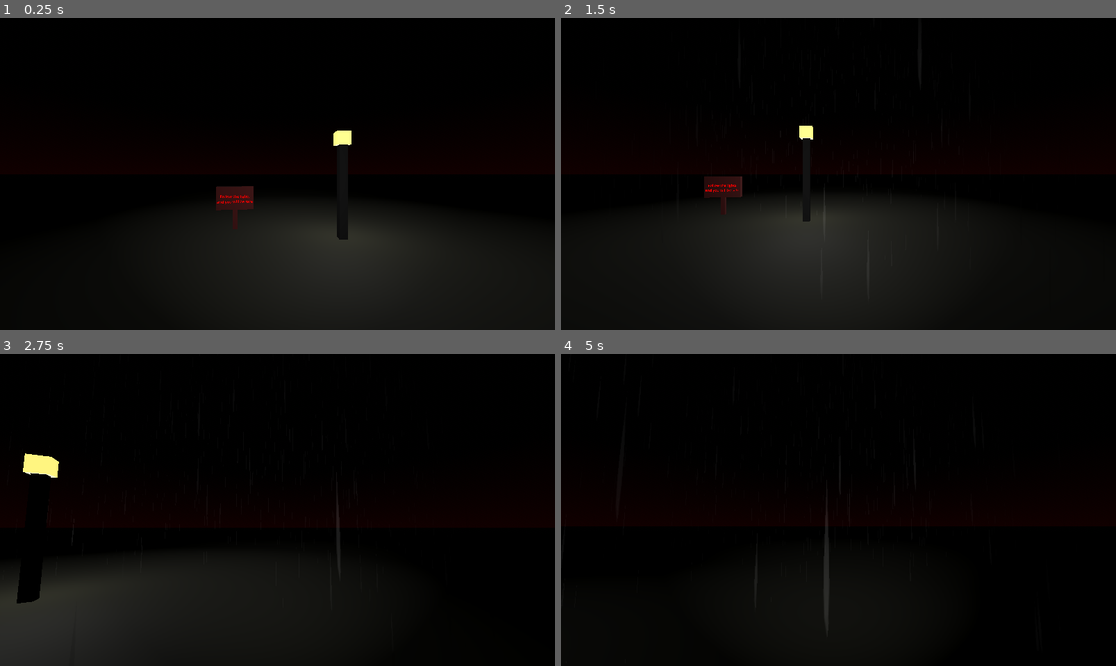
Above: before the commit, frames 1-4 (two rows, left to right).
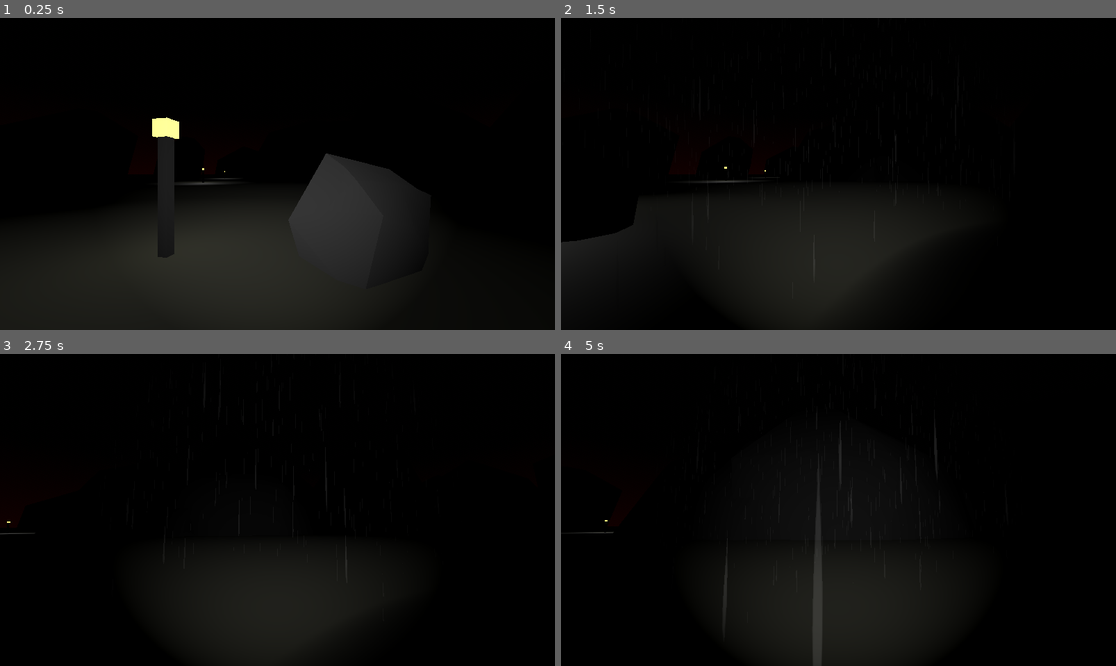
Above: after the commit, the same moments.

Repository: upitroma/the-silent
Game: Godot game, scene res://scenes/world.tscn
Two runs of this game, one before a commit and one after it. Both use one fixed random seed, a clock stepped at 60 frames per second and the inputs below.
Inputs (mouse positions are in pixels of both pictures, inside the frame that each line leads up to):
- Up to frame 1 (0.25 s): no input
- Up to frame 2 (1.5 s): move the mouse to (960, 158) at 0.52 s; hold D (move_right) 0.53-1.28 s; hold Shift (sprint, bound only after the commit) 0.53-1.28 s; move the mouse to (727, 189) at 1.27 s; hold S (move_back) from 1.28 s (still down); click (727, 189) at 1.35 s
- Up to frame 3 (2.75 s): tap Shift (sprint, bound only after the commit) at 1.55 s; move the mouse to (288, 503) at 2.02 s; release S (move_back) at 2.03 s; hold W (move_forward) from 2.03 s (still down); hold Shift (sprint, bound only after the commit) from 2.03 s (still down)
- Up to frame 4 (5 s): keep holding W (move_forward); move the mouse to (832, 516) at 2.77 s; release Shift (sprint, bound only after the commit) at 2.78 s; tap Shift (sprint, bound only after the commit) at 2.85, 4.35 s; move the mouse to (877, 513) at 3.52 s; hold Shift (sprint, bound only after the commit) 3.53-4.28 s; click (877, 513) at 3.6 s; move the mouse to (794, 506) at 4.27 s

The runs differ from the first frame. In frame 1, 6.1% of the frame differs, in the area x 15-74%, y 31-84%; in frame 2, 0.6%; in frame 3, 7.5%, in the area x 0-63%, y 31-100%; in frame 4, 1.3%.

Commit message:
env mock

Diff:
--- a/prefabs/lamp.tscn
+++ b/prefabs/lamp.tscn
@@ -14,15 +14,21 @@
 
 [node name="post" type="CSGBox3D" parent="."]
 transform = Transform3D(1, 0, 0, 0, 1, 0, 0, 0, 1, 0, 1.72841, 0)
+layers = 2
+cast_shadow = 0
 size = Vector3(0.3, 3.48, 0.3)
 material = SubResource("StandardMaterial3D_ovks0")
 
 [node name="bulb" type="CSGBox3D" parent="."]
 transform = Transform3D(1, 0, 0, 0, 1, 0, 0, 0, 1, 0, 3.70688, 0)
+layers = 2
 size = Vector3(0.5, 0.5, 0.5)
 material = SubResource("StandardMaterial3D_gevjo")
 
 [node name="OmniLight3D" type="OmniLight3D" parent="."]
-transform = Transform3D(1, 0, 0, 0, 1, 0, 0, 0, 1, 0, 1.88631, 0)
+transform = Transform3D(1, 0, 0, 0, 1, 0, 0, 0, 1, 0, 2.515, 0)
+layers = 2
 light_energy = 2.438
+light_bake_mode = 1
+light_cull_mask = 4294967289
 omni_range = 16.052
--- /dev/null
+++ b/prefabs/rock.tscn
@@ -0,0 +1,12 @@
+[gd_scene load_steps=3 format=3 uid="uid://b2hi5qrloole0"]
+
+[ext_resource type="ArrayMesh" uid="uid://c0k6v7o5gjmq4" path="res://assets/rock.obj" id="1_vtls8"]
+
+[sub_resource type="StandardMaterial3D" id="StandardMaterial3D_31aeq"]
+albedo_color = Color(0.0962047, 0.0962048, 0.0962047, 1)
+
+[node name="Rock" type="Node3D"]
+
+[node name="Rock" type="MeshInstance3D" parent="."]
+material_override = SubResource("StandardMaterial3D_31aeq")
+mesh = ExtResource("1_vtls8")
--- a/project.godot
+++ b/project.godot
@@ -47,6 +47,11 @@
 "events": [Object(InputEventMouseButton,"resource_local_to_scene":false,"resource_name":"","device":-1,"window_id":0,"a …(253 unchanged characters)…
 ]
 }
+sprint={
+"deadzone": 0.5,
+"events": [Object(InputEventKey,"resource_local_to_scene":false,"resource_name":"","device":0,"window_id":0,"alt_pressed":false,"shift_pressed":false,"ctrl_pressed":false,"meta_pressed":false,"pressed":false,"keycode":0,"physical_keycode":4194325,"key_label":0,"unicode":0,"echo":false,"script":null)
+]
+}
 
 [rendering]
 
--- a/scenes/player.gd
+++ b/scenes/player.gd
@@ -1,5 +1,6 @@
 extends CharacterBody3D
-@export var speed = 5
+@export var walkSpeed = 5
+@export var sprintSpeed = 15
 @export var jump_velocity = 4.5
 @export var mouse_sensitivity = .002
 var gravity = ProjectSettings.get_setting("physics/3d/default_gravity")
@@ -12,13 +13,27 @@
 
 @onready var camera:Camera3D = $playerCamera
 func _physics_process(delta):
-	var horizontal_velocity = Input.get_vector("move_left","move_right","move_forward","move_back").normalized() * speed
+	var horizontal_velocity_direction = Input.get_vector("move_left","move_right","move_forward","move_back").normalized()
+
+	# if sprinting
+	var speed = 0
+	if Input.is_action_pressed("sprint"):
+		speed = sprintSpeed
+	else:
+		speed = walkSpeed
+
+	var horizontal_velocity = horizontal_velocity_direction * speed
+
+
 	velocity = horizontal_velocity.x * global_transform.basis.x + horizontal_velocity.y * global_transform.basis.z
 	if is_on_floor():
 		velocity_y = 0
 	else: velocity_y -= gravity * delta
 	velocity.y = velocity_y
 	move_and_slide()
+
+
+	# game window focus
 	if Input.is_action_just_pressed("click"):
 		Input.mouse_mode = Input.MOUSE_MODE_CAPTURED
 	if Input.is_action_just_pressed("ui_cancel"):
--- a/scenes/world.tscn
+++ b/scenes/world.tscn
@@ -1,9 +1,10 @@
-[gd_scene load_steps=20 format=3 uid="uid://becibbnb3chm1"]
+[gd_scene load_steps=21 format=3 uid="uid://becibbnb3chm1"]
 
 [ext_resource type="Script" path="res://scenes/player.gd" id="1_ngg5l"]
 [ext_resource type="AudioStream" uid="uid://bmqsteeymaqvd" path="res://assets/rain.mp3" id="1_uvn73"]
 [ext_resource type="PackedScene" uid="uid://bb8f8larc7wjw" path="res://prefabs/lamp.tscn" id="2_ol827"]
 [ext_resource type="Texture2D" uid="uid://kimvlst7iuv" path="res://assets/particleCircle.png" id="2_rt6w6"]
+[ext_resource type="PackedScene" uid="uid://b2hi5qrloole0" path="res://prefabs/rock.tscn" id="3_ti5p3"]
 [ext_resource type="PackedScene" uid="uid://dedlm22ccp3qq" path="res://prefabs/signPost.tscn" id="4_t4ilx"]
 [ext_resource type="AudioStream" uid="uid://b7sb6jwstnlaj" path="res://assets/walkingDirt.mp3" id="5_e283y"]
 [ext_resource type="Script" path="res://scenes/silentArea.gd" id="5_swunu"]
@@ -81,7 +82,7 @@
 }
 
 [sub_resource type="CylinderShape3D" id="CylinderShape3D_qu1x4"]
-height = 11.0034
+height = 7.24326
 radius = 6.28297
 
 [node name="world" type="Node3D"]
@@ -94,10 +95,6 @@
 size = Vector3(255.094, 1, 339.41)
 material = SubResource("StandardMaterial3D_yfm7n")
 
-[node name="GPUParticlesCollisionBox3D" type="GPUParticlesCollisionBox3D" parent="environment/floor"]
-transform = Transform3D(1, 0, 0, 0, 1, 0, 0, 0, 1, 0.285, 0, -0.0610001)
-size = Vector3(50.99, 1, 98.66)
-
 [node name="lighting" type="Node3D" parent="environment"]
 
 [node name="WorldEnvironment" type="WorldEnvironment" parent="environment"]
@@ -106,13 +103,25 @@
 [node name="lamps" type="Node3D" parent="environment"]
 
 [node name="Lamp" parent="environment/lamps" instance=ExtResource("2_ol827")]
-transform = Transform3D(1, 0, 0, 0, 1, 0, 0, 0, 1, 2.40896, 0, -7.56147)
+transform = Transform3D(1, 0, 0, 0, 1, 0, 0, 0, 1, 5.46081, 0, 3.85196)
 
 [node name="Lamp2" parent="environment/lamps" instance=ExtResource("2_ol827")]
-transform = Transform3D(1, 0, 0, 0, 1, 0, 0, 0, 1, 7.70213, 0, 33.462)
+transform = Transform3D(1, 0, 0, 0, 1, 0, 0, 0, 1, 33.8562, 0, 49.5674)
 
 [node name="Lamp3" parent="environment/lamps" instance=ExtResource("2_ol827")]
-transform = Transform3D(1, 0, 0, 0, 1, 0, 0, 0, 1, -18.3872, 0, 21.7085)
+transform = Transform3D(1, 0, 0, 0, 1, 0, 0, 0, 1, 52.8138, 0, 98.8066)
+
+[node name="Lamp4" parent="environment/lamps" instance=ExtResource("2_ol827")]
+transform = Transform3D(1, 0, 0, 0, 1, 0, 0, 0, 1, 4.89184, 0, 166.747)
+
+[node name="Lamp5" parent="environment/lamps" instance=ExtResource("2_ol827")]
+transform = Transform3D(1, 0, 0, 0, 1, 0, 0, 0, 1, 4.89184, 0, 166.747)
+
+[node name="Lamp6" parent="environment/lamps" instance=ExtResource("2_ol827")]
+transform = Transform3D(1, 0, 0, 0, 1, 0, 0, 0, 1, -47.7812, 0, 91.7387)
+
+[node name="Lamp7" parent="environment/lamps" instance=ExtResource("2_ol827")]
+transform = Transform3D(1, 0, 0, 0, 1, 0, 0, 0, 1, -108.623, -7.62939e-06, 163.438)
 
 [node name="signPosts" type="Node3D" parent="environment"]
 
@@ -121,8 +130,96 @@
 text = "Follow the lights
 and you will be safe"
 
+[node name="rocks" type="Node3D" parent="environment"]
+
+[node name="Rock" parent="environment/rocks" instance=ExtResource("3_ti5p3")]
+transform = Transform3D(1.51378, -0.903732, 0, 1.41187, 0.968965, 0, 0, 0, 1.675, 0, 0.778744, 5.07787)
+
+[node name="Rock2" parent="environment/rocks" instance=ExtResource("3_ti5p3")]
+transform = Transform3D(1.93842, -0.464869, 0, 0.668501, 1.14211, -0.654555, 0.283803, 0.484869, 1.54181, 18.2788, 0.778744, -19.7216)
+
+[node name="boundry" type="Node3D" parent="environment/rocks"]
+
+[node name="Rock3" parent="environment/rocks/boundry" instance=ExtResource("3_ti5p3")]
+transform = Transform3D(29.882, -5.8403, -8.9685e-08, 10.3054, 14.3487, -2.80211, 4.37501, 6.09156, 6.6004, -15.3281, 0.778744, -95.3984)
+
+[node name="Rock8" parent="environment/rocks/boundry" instance=ExtResource("3_ti5p3")]
+transform = Transform3D(21.8928, -8.284, -3.80553, 10.3054, 14.3487, -2.80211, 20.8034, 1.60985, 5.39289, 10.8903, 0.778744, 72.5573)
+
+[node name="Rock9" parent="environment/rocks/boundry" instance=ExtResource("3_ti5p3")]
+transform = Transform3D(20.3388, -12.7537, 0.589832, 23.7647, 9.7395, -2.30187, 6.31254, 4.42572, 6.7654, -28.6564, 0.778729, 64.3579)
+
+[node name="Rock10" parent="environment/rocks/boundry" instance=ExtResource("3_ti5p3")]
+transform = Transform3D(-3.99382, -15.4956, -2.46129, 31.2785, -1.04043, -1.34738, 4.89697, -5.99217, 6.59877, -63.7301, 0.778729, 64.3579)
+
+[node name="Rock11" parent="environment/rocks/boundry" instance=ExtResource("3_ti5p3")]
+transform = Transform3D(-18.1972, -13.1976, -1.54186, 24.9852, -7.41443, -3.11368, 7.92952, -6.92463, 6.27254, -102.335, 0.778736, 50.8135)
+
+[node name="Rock12" parent="environment/rocks/boundry" instance=ExtResource("3_ti5p3")]
+transform = Transform3D(0.415142, -11.4225, 5.21522, 24.9852, -7.41443, -3.11368, 19.8455, 9.5736, 3.81098, -123.492, 0.778736, 71.5831)
+
+[node name="Rock13" parent="environment/rocks/boundry" instance=ExtResource("3_ti5p3")]
+transform = Transform3D(-5.16984, 0.956293, 7.06384, 26.9938, -8.42214, 1.20913, 16.2137, 14.3267, 0.239303, -126.809, 0.778736, 112.069)
+
+[node name="Rock14" parent="environment/rocks/boundry" instance=ExtResource("3_ti5p3")]
+transform = Transform3D(-5.16984, 0.956293, 7.06384, 26.9938, -8.42214, 1.20913, 16.2137, 14.3267, 0.239303, 13.1528, 0.778736, 119.028)
+
+[node name="Rock15" parent="environment/rocks/boundry" instance=ExtResource("3_ti5p3")]
+transform = Transform3D(-5.16984, 0.956293, 7.06384, 26.9938, -8.42214, 1.20913, 16.2137, 14.3267, 0.239303, -63.9386, 0.778736, 142.916)
+
+[node name="Rock16" parent="environment/rocks/boundry" instance=ExtResource("3_ti5p3")]
+transform = Transform3D(-5.16984, 0.956293, 7.06384, 26.9938, -8.42214, 1.20913, 16.2137, 14.3267, 0.239303, -130.229, 0.778736, 164.059)
+
+[node name="Rock17" parent="environment/rocks/boundry" instance=ExtResource("3_ti5p3")]
+transform = Transform3D(-16.8311, -13.9903, 0.891437, 26.9938, -8.42214, 1.20913, -2.51518, 3.23114, 7.01145, -91.2675, 0.778736, 193.549)
+
+[node name="Rock18" parent="environment/rocks/boundry" instance=ExtResource("3_ti5p3")]
+transform = Transform3D(-16.8311, -13.9903, 0.891437, 26.9938, -8.42214, 1.20913, -2.51518, 3.23114, 7.01145, -33.2625, 0.778736, 211.544)
+
+[node name="Rock19" parent="environment/rocks/boundry" instance=ExtResource("3_ti5p3")]
+transform = Transform3D(-16.8311, -13.9903, 0.891437, 26.9938, -8.42214, 1.20913, -2.51518, 3.23114, 7.01145, 32.6539, 0.778736, 211.918)
+
+[node name="Rock20" parent="environment/rocks/boundry" instance=ExtResource("3_ti5p3")]
+transform = Transform3D(-16.8311, -13.9903, 0.891437, 26.9938, -8.42214, 1.20913, -2.51518, 3.23114, 7.01145, 32.6539, 0.778736, 211.918)
+
+[node name="Rock21" parent="environment/rocks/boundry" instance=ExtResource("3_ti5p3")]
+transform = Transform3D(-13.9965, -7.99329, 5.44698, 26.9938, -8.42214, 1.20913, 9.68038, 11.928, 4.50394, 79.655, 0.778736, 182.833)
+
+[node name="Rock22" parent="environment/rocks/boundry" instance=ExtResource("3_ti5p3")]
+transform = Transform3D(-3.22333, 2.63778, 7.04283, 26.9938, -8.42214, 1.20913, 16.7099, 14.1142, -0.594712, 98.6512, 0.778736, 121.919)
+
+[node name="Rock23" parent="environment/rocks/boundry" instance=ExtResource("3_ti5p3")]
+transform = Transform3D(-3.22333, 2.63778, 7.04283, 26.9938, -8.42214, 1.20913, 16.7099, 14.1142, -0.594712, 98.2315, 0.778736, 58.9843)
+
+[node name="Rock24" parent="environment/rocks/boundry" instance=ExtResource("3_ti5p3")]
+transform = Transform3D(-3.22333, 2.63778, 7.04283, 26.9938, -8.42214, 1.20913, 16.7099, 14.1142, -0.594712, 98.7755, 0.778736, -22.5555)
+
+[node name="Rock25" parent="environment/rocks/boundry" instance=ExtResource("3_ti5p3")]
+transform = Transform3D(9.80142, 11.9969, 4.45652, 26.9938, -8.42214, 1.20913, 13.912, 7.88952, -5.48585, 73.2227, 0.778736, -55.6269)
+
+[node name="Rock26" parent="environment/rocks/boundry" instance=ExtResource("3_ti5p3")]
+transform = Transform3D(-5.46609, 0.693597, 7.05827, 26.9938, -8.42214, 1.20913, 16.1163, 14.3418, 0.368707, -102.976, 0.778736, -33.3739)
+
+[node name="Rock27" parent="environment/rocks/boundry" instance=ExtResource("3_ti5p3")]
+transform = Transform3D(-5.46609, 0.693597, 7.05827, 26.9938, -8.42214, 1.20913, 16.1163, 14.3418, 0.368707, -106.183, 0.778736, 16.4155)
+
+[node name="Rock28" parent="environment/rocks/boundry" instance=ExtResource("3_ti5p3")]
+transform = Transform3D(-5.46609, 0.693597, 7.05827, 26.9938, -8.42214, 1.20913, 16.1163, 14.3418, 0.368707, -106.183, 0.778736, 16.4155)
+
+[node name="Rock5" parent="environment/rocks/boundry" instance=ExtResource("3_ti5p3")]
+transform = Transform3D(20.6237, -12.2727, 1.41142, 23.8467, 11.0482, 0.231073, -4.92693, 2.10192, 7.02649, -59.2764, 0.778744, -95.5104)
+
+[node name="Rock6" parent="environment/rocks/boundry" instance=ExtResource("3_ti5p3")]
+transform = Transform3D(9.82638, -6.47346, 6.22621, 23.8467, 11.0482, 0.231073, -18.7897, 10.6364, 3.54936, -90.6528, -6.4859, -70.2085)
+
+[node name="Rock4" parent="environment/rocks/boundry" instance=ExtResource("3_ti5p3")]
+transform = Transform3D(13.548, 4.10703, -2.2623, -6.1851, 10.47, -2.37847, 2.06134, 4.42237, 7.73207, 24.3044, 0.77874, -93.8122)
+
+[node name="Rock7" parent="environment/rocks/boundry" instance=ExtResource("3_ti5p3")]
+transform = Transform3D(9.79301, 0.750745, -6.35236, 7.11603, 9.01209, 3.93888, 8.91688, -8.01655, 3.83312, 38.3904, 0.77874, -72.9001)
+
 [node name="player" type="CharacterBody3D" parent="." groups=["player"]]
-transform = Transform3D(1, 0, 0, 0, 1, 0, 0, 0, 1, 0, 0.699193, 0)
+transform = Transform3D(-0.975002, 0, -0.222195, 0, 1, 0, 0.222195, 0, -0.975002, 0.951241, 0.699193, -1.23766)
 script = ExtResource("1_ngg5l")
 footstepsAudioPlayerPath = NodePath("footsteps")
 
@@ -131,8 +228,8 @@
 
 [node name="flashlight" type="SpotLight3D" parent="player/playerCamera"]
 transform = Transform3D(1, 0, 0, 0, 1, 0, 0, 0, 1, 0, 0.0414076, 0)
-light_energy = 3.337
-spot_range = 60.0152
+light_energy = 10.303
+spot_range = 74.1729
 spot_angle = 42.8042
 
 [node name="CollisionShape3D" type="CollisionShape3D" parent="player"]
@@ -169,19 +266,20 @@
 }
 
 [node name="silentArea" type="Node3D" parent="."]
-transform = Transform3D(1, 0, 0, 0, 1, 0, 0, 0, 1, -21.5274, 9.53674e-07, -0.853908)
+transform = Transform3D(2, 0, 0, 0, 1, 0, 0, 0, 2, -21.5274, 9.53674e-07, -0.853908)
 script = ExtResource("5_swunu")
 soundDistortionPath = NodePath("../player/rain/soundDistortion")
 
 [node name="decal" type="Sprite3D" parent="silentArea"]
-transform = Transform3D(5, 0, 0, 0, -2.18557e-07, -1, 0, 5, -4.37114e-08, 0, 0.0259854, 0)
+transform = Transform3D(5, 0, 0, 0, -2.18557e-07, 1, 0, -5, -4.37114e-08, 0, 0.01, 0)
 cast_shadow = 0
 gi_mode = 2
-modulate = Color(0.254322, 2.60267e-05, 0.236046, 1)
-shaded = true
+modulate = Color(0, 0, 0, 1)
+double_sided = false
 texture = ExtResource("2_rt6w6")
 
 [node name="Area3D" type="Area3D" parent="silentArea"]
+transform = Transform3D(1, 0, 0, 0, 1, 0, 0, 0, 1, 0, 2.58264, 0)
 
 [node name="CollisionShape3D" type="CollisionShape3D" parent="silentArea/Area3D"]
 shape = SubResource("CylinderShape3D_qu1x4")
Not shown, added: assets/rock.obj
Not shown, added: assets/rock.obj.import
Not shown, added: assets/untitled.mtl
Not shown, added: export_presets.cfg
Not shown, added: build/the silence.pck
Not shown, added: build/the silence.x86_64
